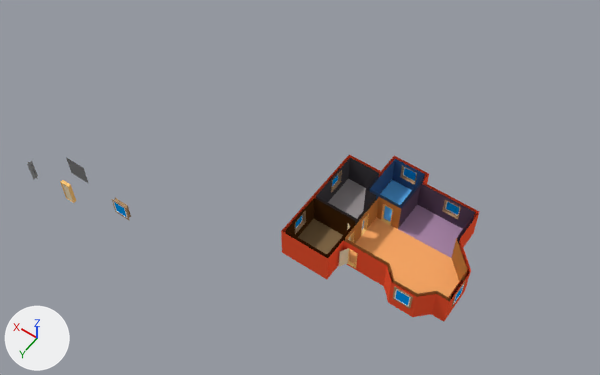
One commit to the Blender file Assets/Models/house[IMPORTER]/house_master.blend: the scene before it, then after it.
Before and after are seen from a 50 mm camera at (-15.9, 33.5, 53.9) aimed at (9.3, -1.7, -1.5). The axes (+X, +Y, +Z) are drawn at lower left. The lights are the same throughout.
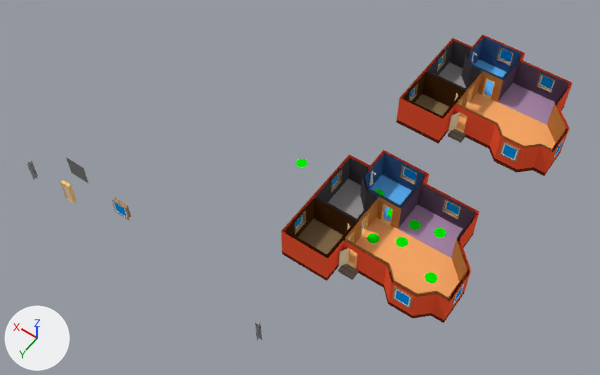
Where the newer file only moved an object's origin or applied its transform, the numbers keep the older frame.

Boxes (x1, y1, x2, y2) around the edits, measured in the pictures (600 x 375 px):
'Plane.026', reshaped
    before: (281, 154, 479, 320)
    after: (281, 150, 479, 323)
'house', added (orange)
    after: (396, 35, 572, 176)
'Plane.001', moved
    before: (282, 232, 474, 322)
    after: (255, 323, 262, 340)
'Circle.007', added
    after: (425, 272, 437, 283)
'Circle.005', added
    after: (396, 237, 408, 247)
'Circle', added
    after: (367, 233, 379, 244)
'Circle.001', added
    after: (434, 228, 446, 238)
'Circle.006', added
    after: (409, 220, 421, 230)
'marker', added
    after: (296, 159, 308, 167)
part 1 of me_plane_100, built on
    before: (328, 154, 427, 230)
    after: (282, 150, 474, 323)

What changed in the scene script:
```text
Change me_plane_100:
    remove me_plane_100.from_pydata(...)  # 179 vertices, 164 faces; spans x -8.12..5.12, y -11.12..0.12, z 0.0..2.71
    add me_plane_100.from_pydata(...)  # 222 vertices, 203 faces; spans x -8.12..5.12, y -11.12..0.12, z -0.4..2.71
    me_plane_100 part 1: 11 vertices moved from x -0.88..2.12, y -11.12..-6.88, z 0.0..2.71 to x -0.88..5.12, y -11.12..-6.88, z -0.4..2.71; 5 vertices removed from x -0.88..2.12, y -11.12..-7.12, z 0.0; 48 vertices added at x -8.12..5.12, y -11.12..0.12, z -0.4..2.71
    add me_plane_100.materials.append(mat_wall_exterior_02_material)  # dark red #772a19
    add me_plane_100.materials.append(mat_stairs_01_material)  # brown #7c7165
Add me_circle:
    me_circle.from_pydata([(0.0, 0.5, 0.0), (-0.354, 0.354, 0.0), (-0.5, 0.0, 0.0), (-0.354, -0.354, 0.0), (0.0, -0.5, 0.0), (0.354, -0.354, 0.0), (0.5, 0.0, 0.0), (0.354, 0.354, 0.0), (0.0, 0.0, 0.0)], [], [(7, 0, 8), (5, 6, 8), (3, 4, 8), (1, 2, 8), (6, 7, 8), (4, 5, 8), (2, 3, 8), (0, 1, 8)])
    me_circle.materials.append(mat_marker_01_material)  # green #00f200
Change ob_plane_001:
    ob_plane_001.location: (1.0, 5.0, 0.0) -> (3.0, 12.11, 0.0)
Add ob_circle:
    ob_circle = bpy.data.objects.new('Circle', me_circle)
    ob_circle.location = (1.0, 0.0, 0.01)
Add ob_circle_001:
    ob_circle_001 = bpy.data.objects.new('Circle.001', me_circle.copy())
    ob_circle_001.location = (-3.0, -3.5, 0.01)
Add ob_circle_005:
    ob_circle_005 = bpy.data.objects.new('Circle.005', me_circle.copy())
    ob_circle_005.location = (-1.0, -1.0, 0.01)
Add ob_circle_006:
    ob_circle_006 = bpy.data.objects.new('Circle.006', me_circle.copy())
    ob_circle_006.location = (-1.0, -3.0, 0.01)
Add ob_circle_007:
    ob_circle_007 = bpy.data.objects.new('Circle.007', me_circle.copy())
    ob_circle_007.location = (-4.5, 0.5, 0.01)
Add ob_marker:
    ob_marker = bpy.data.objects.new('marker', me_circle.copy())
    ob_marker.location = (10.0, -3.0, 0.0)
Add ob_house:
    ob_house = bpy.data.objects.new('house', me_house)  # 846 vertices, 753 faces; spans x -7.16..6.16, y -6.16..5.12, z -0.4..2.71; in mat_wall_exterior_material (red #ff5a36), mat_floor_01_material (orange #ffad6a), mat_floor_02_material (pink #ad8aac), mat_floor_03_material (blue #64bcff), mat_floor_04_material (grey #a0999b), mat_floor_05_material (brown #8a704e), mat_wall_02_material (dark purple #5d4b63), mat_wall_03_material (blue #3b5d8d), mat_wall_04_material (dark grey #4b474c), mat_wall_05_material (brown #4c2d10), mat_wall_01_material (orange #c08244), mat_wall_inner_material (dark red #6e2717), mat_wall_exterior_02_material (dark red #772a19), mat_stairs_01_material (brown #7c7165), mat_door_01_material (beige #ffecc5), mat_door_01_frame_material (orange #ffc979), mat_window_glass_01_material (blue #00a0ff), mat_window_frame_01_material (white #ffffff), mat_window_socket_01_material (brown #b6946f)
    ob_house.location = (0.0, -17.0, 0.0)
```
